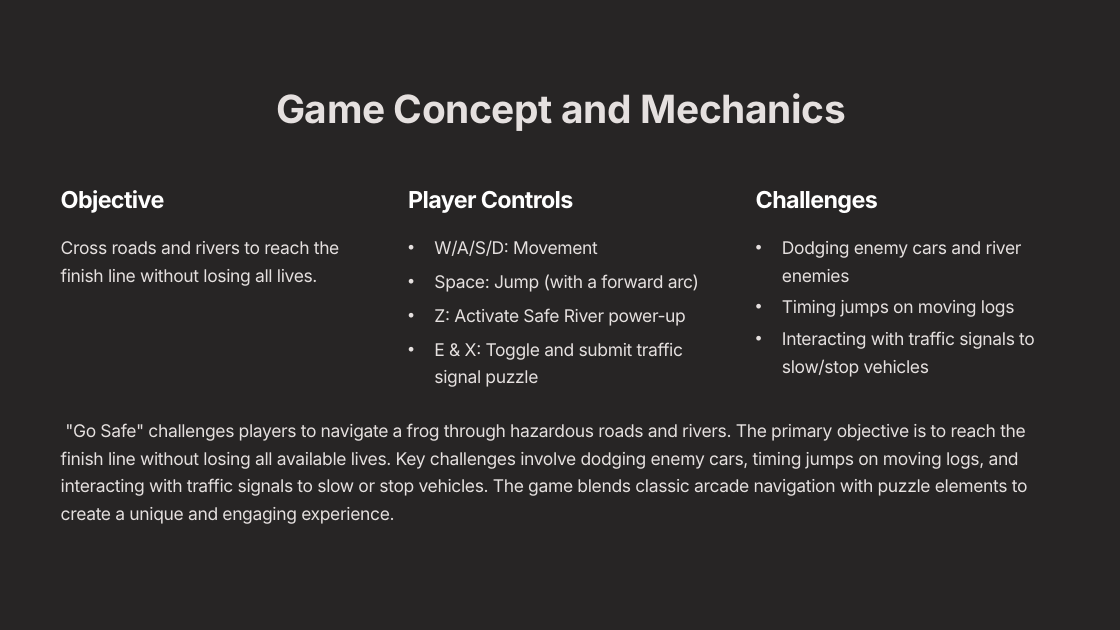
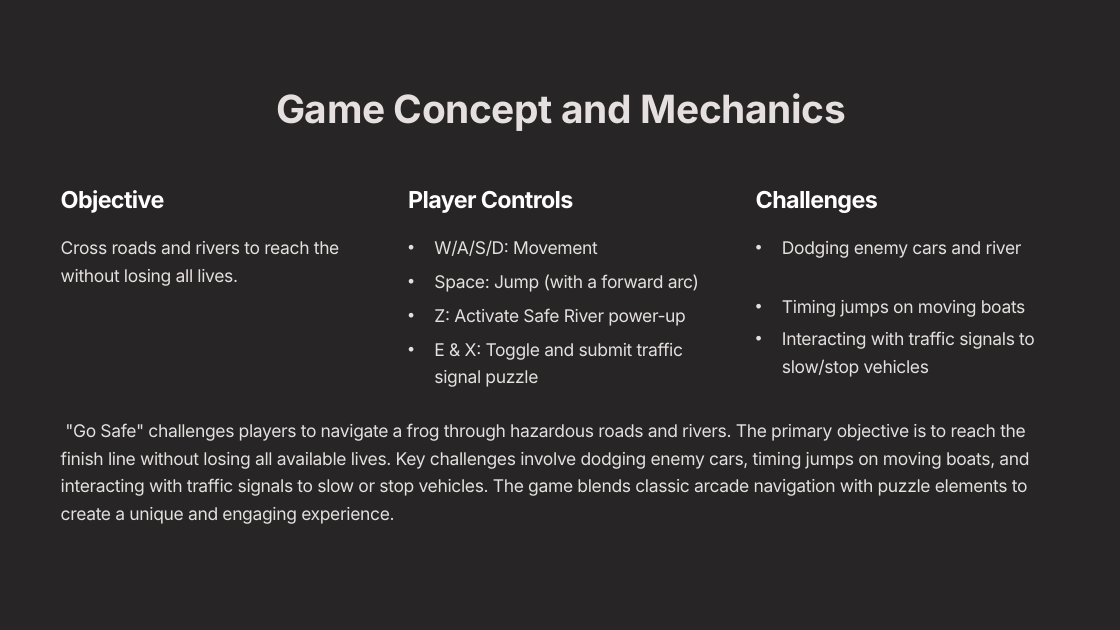
Before and after one commit to RUDRAPATEL19/Game-Project, a slide deck: slide 2 of Document/PrototypePresentaion_RudraPatel.pptx. Drawn at 1120x630 pixels with LibreOffice and Linux fonts; fonts in the diff are those of the drawing; background and template pictures are left out. Boxes give left, top, right and bottom in pixels: in the first picture for what was removed or moved away, otherwise in the second. Text is boxed around its words. In the diff, an @@ line names an element or a change of style, - is before the commit and + after.

```diff
--- a/Document/PrototypePresentaion_RudraPatel.pptx
+++ b/Document/PrototypePresentaion_RudraPatel.pptx
@@ text at bbox=[61, 241, 340, 286]: text changed @@
-Cross roads and rivers to reach the finish line without losing all lives.
+Cross roads and rivers to reach the without losing all lives.
@@ text at bbox=[782, 241, 1022, 258]: text changed @@
-• Dodging enemy cars and river enemies
+• Dodging enemy cars and river
@@ text at bbox=[782, 300, 1026, 317]: text changed @@
-• Timing jumps on moving logs
+• Timing jumps on moving boats
@@ text at bbox=[61, 423, 1029, 524]: text changed @@
-"Go Safe" challenges players to navigate a frog through hazardous roads and rivers. The primary objective is to reach the finish line without losing all available lives. Key challenges involve dodging enemy cars, timing jumps on moving logs, and interacting with traffic signals to slow or stop vehicles. The game blends classic arcade navigation with puzzle elements to create a unique and engaging experience.
+"Go Safe" challenges players to navigate a frog through hazardous roads and rivers. The primary objective is to reach the finish line without losing all available lives. Key challenges involve dodging enemy cars, timing jumps on moving boats, and interacting with traffic signals to slow or stop vehicles. The game blends classic arcade navigation with puzzle elements to create a unique and engaging experience.
```
Also in this commit, not shown: 2 other slides changed.
